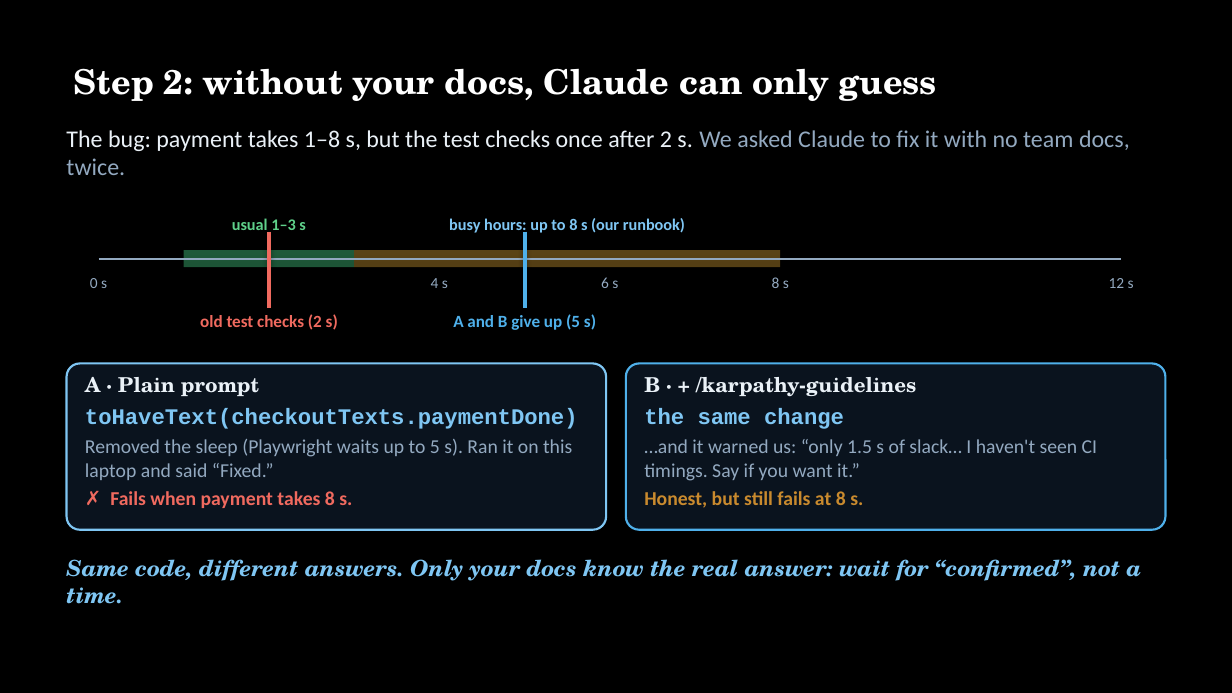
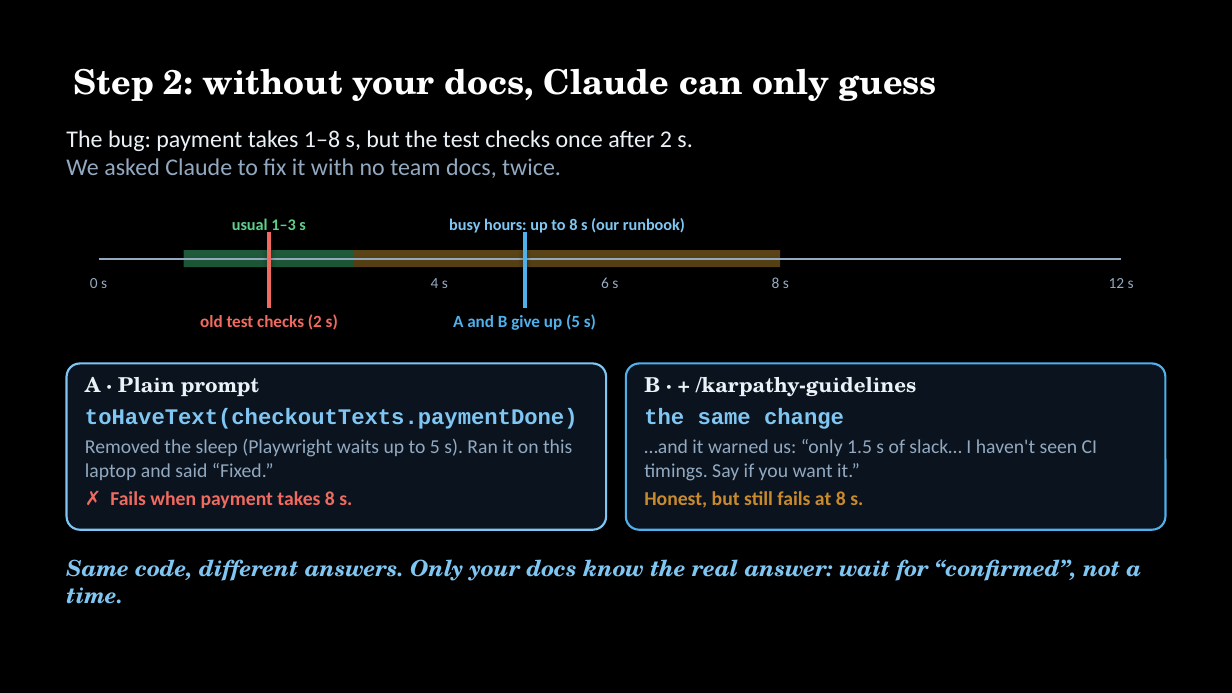
Before and after one commit to ApplauseAuto/testcon-ai-cc-demo, a slide deck: slide 23 of presentation/TestCon2026 - A Tester's Guide to Claude Code.pptx (slide 24 before the commit). Drawn at 1232x693 pixels with LibreOffice and Linux fonts; fonts in the diff are those of the drawing. Boxes give left, top, right and bottom in pixels: in the first picture for what was removed or moved away, otherwise in the second. Text is boxed around its words. In the diff, an @@ line names an element or a change of style, - is before the commit and + after.

```diff
--- a/presentation/TestCon2026 - A Tester's Guide to Claude Code.pptx
+++ b/presentation/TestCon2026 - A Tester's Guide to Claude Code.pptx
@@ text at [66, 130, 692, 178]: text changed @@
-The bug: payment takes 1–8 s, but the test checks once after 2 s. We asked Claude to fix it with no team docs, twice.
+The bug: payment takes 1–8 s, but the test checks once after 2 s.
+We asked Claude to fix it with no team docs, twice.
```
Also in this commit, not shown: 28 other slides changed, 1 slide added, 2 slides removed, 1 other file.
